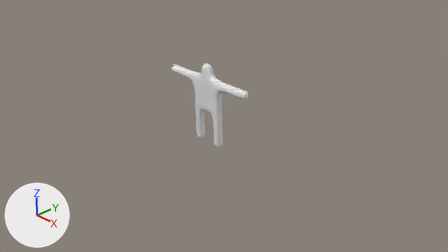
The Blender file OutlineTest/Assets/mang4.blend, before and after one commit.
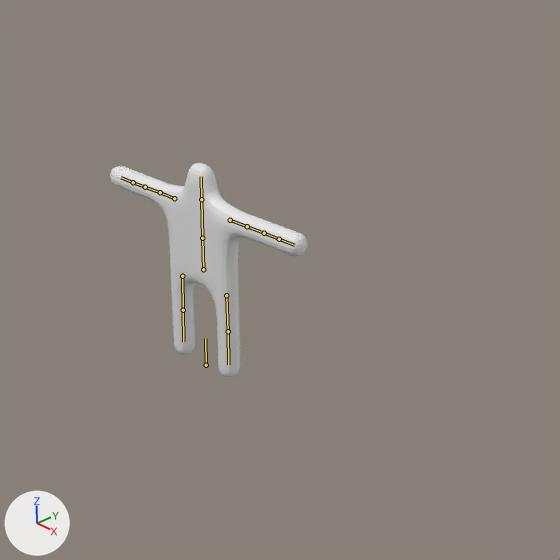
Each version is shown from the file's camera 'Camera', then close up on the part from 29% to 77% of the width and 0% to 87% of the height. The axes (+X, +Y, +Z) are drawn at lower left. The lights are the same throughout. The bones that bend it are drawn over the model as lines in the close-ups.
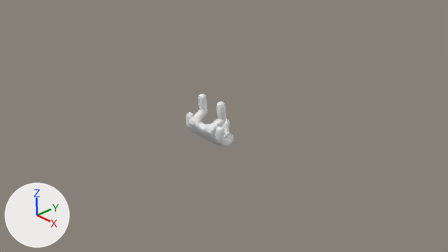
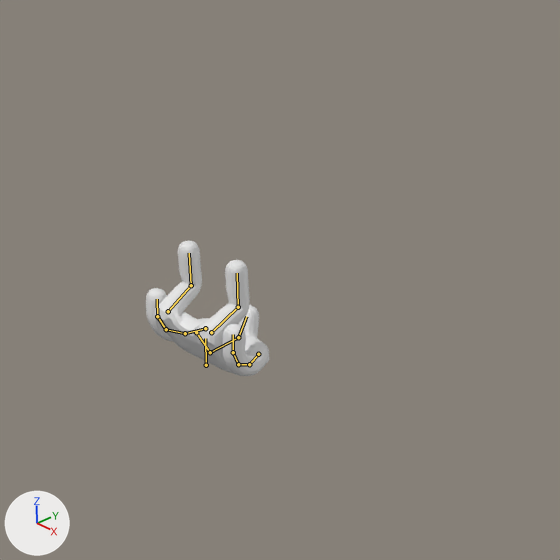
The newer file adds an action. The first version stands in its rest pose; the second is drawn at frame 13 of the action 'Land'.

Location of each change, [x1, y1, x2, y2] in pixels of the close-ups (560 x 560 px):
'Plane', posed (37% narrower, 36% shorter)
    before: [110, 163, 307, 377]
    after: [146, 240, 270, 376]
bone 'Stomach', root to tip
    before: (203, 269) to (202, 238)
    after: (196, 332) to (210, 352)
bone 'Chest', root to tip
    before: (202, 238) to (201, 199)
    after: (210, 352) to (238, 337)
bone 'Head', root to tip
    before: (201, 199) to (201, 176)
    after: (238, 337) to (246, 316)
bone 'Calf.R', root to tip
    before: (183, 310) to (183, 341)
    after: (191, 285) to (189, 253)
bone 'Calf.L', root to tip
    before: (228, 331) to (228, 364)
    after: (238, 307) to (237, 273)

The edits, one by one:
Bone 'HandOrientation.R' (bone_handorientation_r) turns from (0, 0, 0) to (-88, -178, 0) degrees about its own x, y and z.
Bone 'HandOrientation.L' (bone_handorientation_l) turns from (0, 0, 0) to (-88, 179, 0) degrees about its own x, y and z.
Bone 'ShoulderOrientation.R' (bone_shoulderorientation_r) turns from (0, 0, 0) to (-16, 74, 50) degrees about its own x, y and z.
Bone 'ShoulderOrientation.L' (bone_shoulderorientation_l) turns from (0, 0, 0) to (-7, -73, -60) degrees about its own x, y and z.
Bone 'Stomach' (bone_stomach) moves from (0.0, 0.0, 0.0) to (0.015, -0.568, 0.112).
Bone 'Stomach' (bone_stomach) turns from (0, 0, 0) to (-149, 0, 0) degrees about its own x, y and z.
Bone 'Chest' (bone_chest) turns from (0, 0, 0) to (63, 0, 0) degrees about its own x, y and z.
Bone 'Head' (bone_head) turns from (0, 0, 0) to (56, 0, 0) degrees about its own x, y and z.
Bone 'Calf.R' (bone_calf_r) turns from (0, 0, 0) to (42, 0, -1) degrees about its own x, y and z.
Bone 'Calf.L' (bone_calf_l) turns from (0, 0, 0) to (42, 0, -1) degrees about its own x, y and z.
Bone 'LegIk.L' (bone_legik_l) moves from (0.0, 0.0, 0.0) to (0.0, 0.115, 0.841).
Bone 'KneeTarget.L' (bone_kneetarget_l) moves from (0.0, 0.0, 0.0) to (0.0, 0.049, -1.006).
Bone 'LegIk.R' (bone_legik_r) moves from (0.0, 0.0, 0.0) to (0.0, 0.099, 0.847).
Bone 'KneeTarget.R' (bone_kneetarget_r) moves from (0.0, 0.0, 0.0) to (0.0, 0.049, -1.006).
